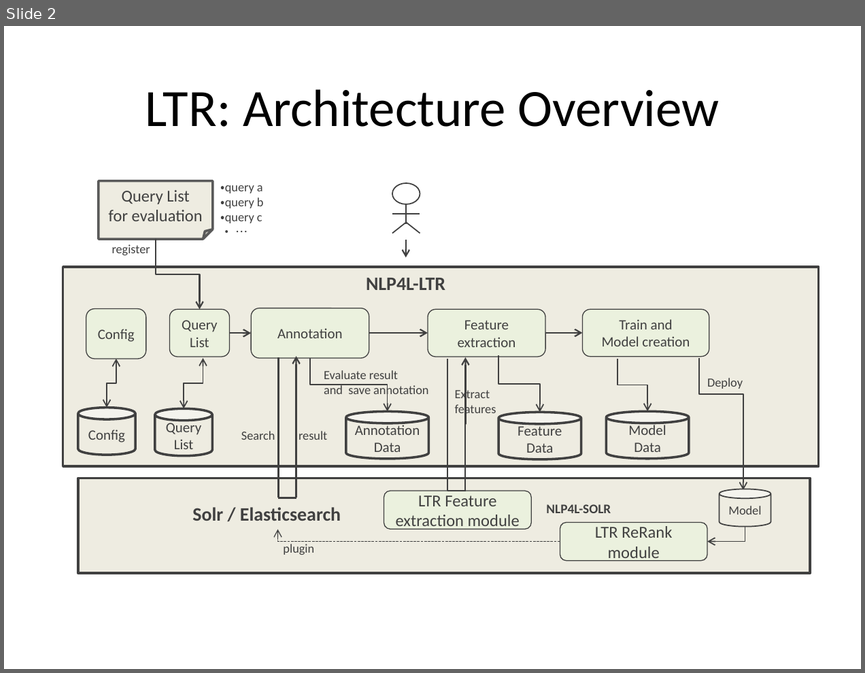
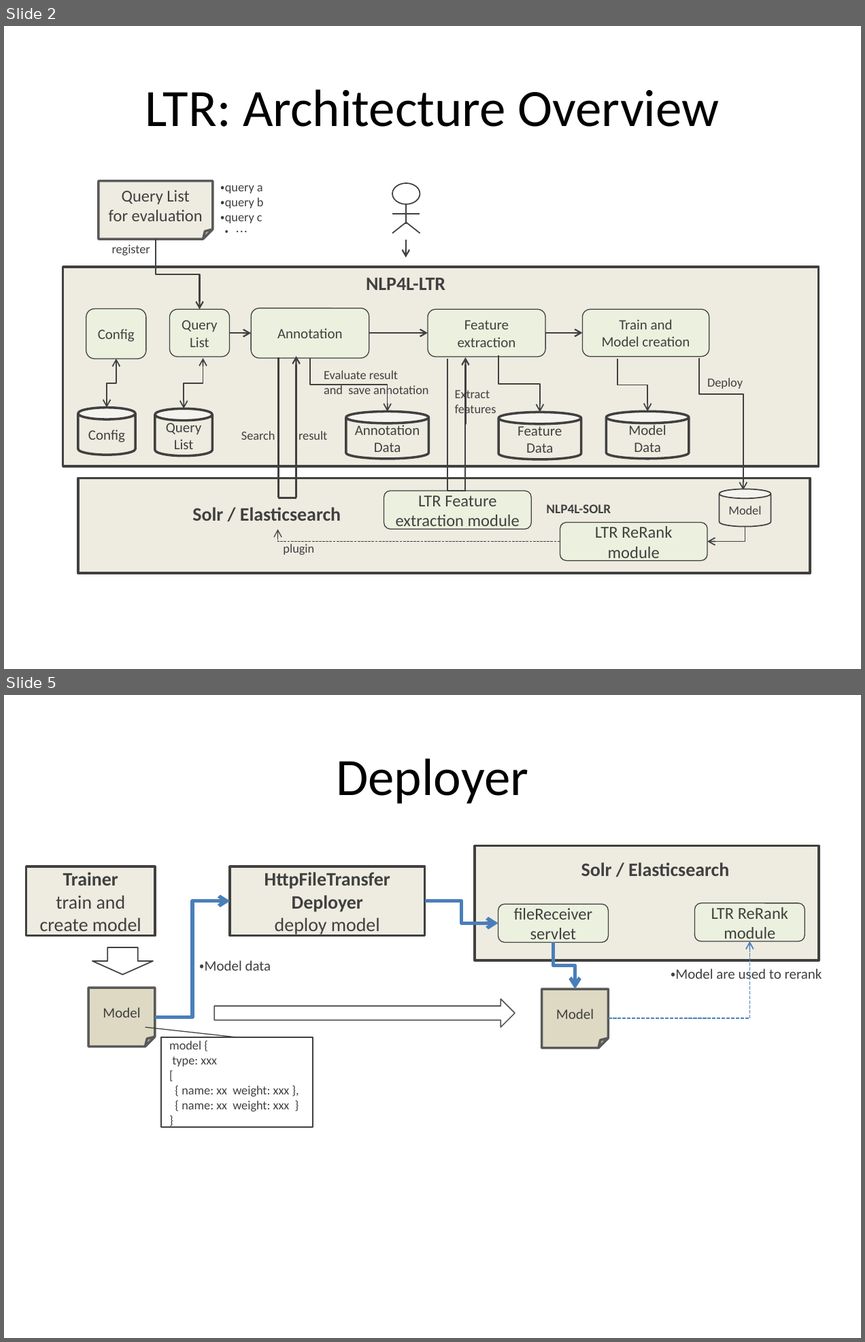
Before and after one commit to NLP4L/manuals, a slide deck: ltr/images/ltr_images.pptx. Shown one above the other, each under a label of ours: slide 2 before the commit, slides 2 and 5 after it; the slides between them are not shown. The pictures are 865x673 and 865x1342 pixels, drawn with LibreOffice and Linux fonts; fonts in the diff are those of the drawing. Boxes give left, top, right and bottom in pixels: in the first picture for what was removed or moved away, otherwise in the second. Text is boxed around its words. In the diff, an @@ line names an element or a change of style, - is before the commit and + after.

Commit message:
add build-in model guide and programmer guide

```diff
--- a/ltr/images/ltr_images.pptx
+++ b/ltr/images/ltr_images.pptx
@@ slide 5 added at [4, 695, 861, 1338], background #FFFFFF @@
@@ title added at [336, 758, 528, 804], 44 pt, text #000000 @@
+Deployer
@@ rectangle added at [475, 846, 818, 961], fill #EEECE1, outline #404040 2 pt, 16 pt, text #404040, bold @@
+Solr / Elasticsearch
@@ rectangle added at [26, 866, 155, 936], fill #EEECE1, outline #404040 2 pt, 16 pt, text #404040 @@
+Trainer
+train and create model
@@ rectangle added at [230, 866, 425, 936], fill #EEECE1, outline #404040 2 pt, 16 pt, text #404040, bold @@
+HttpFileTransfer
+Deployer
+deploy model
@@ elbow arrow added from (155, 1017) to (230, 900), #4B7EBC 3 pt @@
@@ elbow arrow added from (425, 900) to (498, 923), #4B7EBC 3 pt @@
@@ rounded rectangle added at [498, 904, 608, 943], fill #EBF1DE, outline #404040 0.75 pt, 14 pt, text #404040 @@
+fileReceiver
+servlet
@@ rounded rectangle added at [695, 903, 804, 942], fill #EBF1DE, outline #404040 0.75 pt, 14 pt, text #404040 @@
+LTR ReRank module
@@ down arrow added at [92, 948, 153, 974], fill #FFFFFF, outline #404040 1 pt @@
@@ elbow arrow added from (553, 942) to (575, 989), #4B7EBC 3 pt @@
@@ elbow arrow added from (608, 1018) to (749, 941), #4B7EBC 1 pt dashed @@
@@ text added at [199, 960, 271, 970], 12 pt, text #404040 @@
+・Model data
@@ text added at [670, 967, 822, 983], 12 pt, text #404040 @@
+・Model are used to rerank
@@ folded corner added at [89, 987, 156, 1047], fill #DDD9C3, outline #595959 2 pt, 12 pt, text #404040 @@
+Model
@@ right arrow added at [214, 999, 515, 1028], outline #595959 1 pt @@
@@ folded corner added at [542, 989, 609, 1048], fill #DDD9C3, outline #595959 2 pt, 12 pt, text #404040 @@
+Model
@@ line added from (145, 1027) to (237, 1037), #404040 0.75 pt @@
@@ rectangle added at [161, 1037, 313, 1127], fill #FFFFFF, outline #404040 1 pt, 10.5 pt, text #404040 @@
+model {
+type: xxx
+[
+{ name: xx weight: xxx },
+{ name: xx weight: xxx }
+}
```
Also in this commit, not shown: 3 other slides added, 13 other files.
